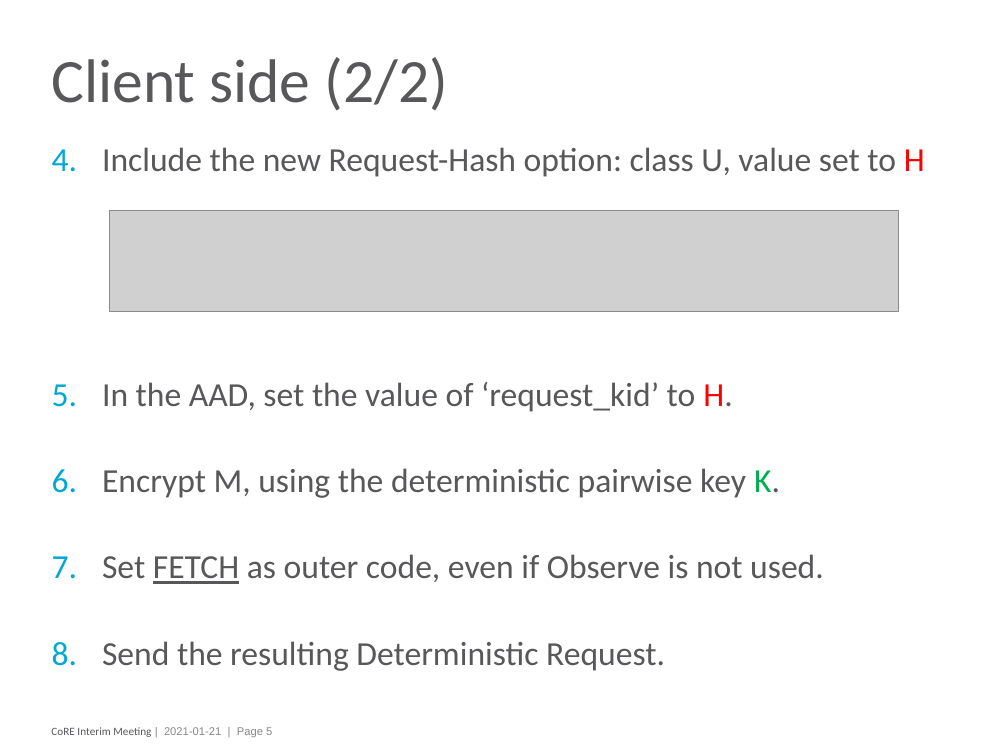
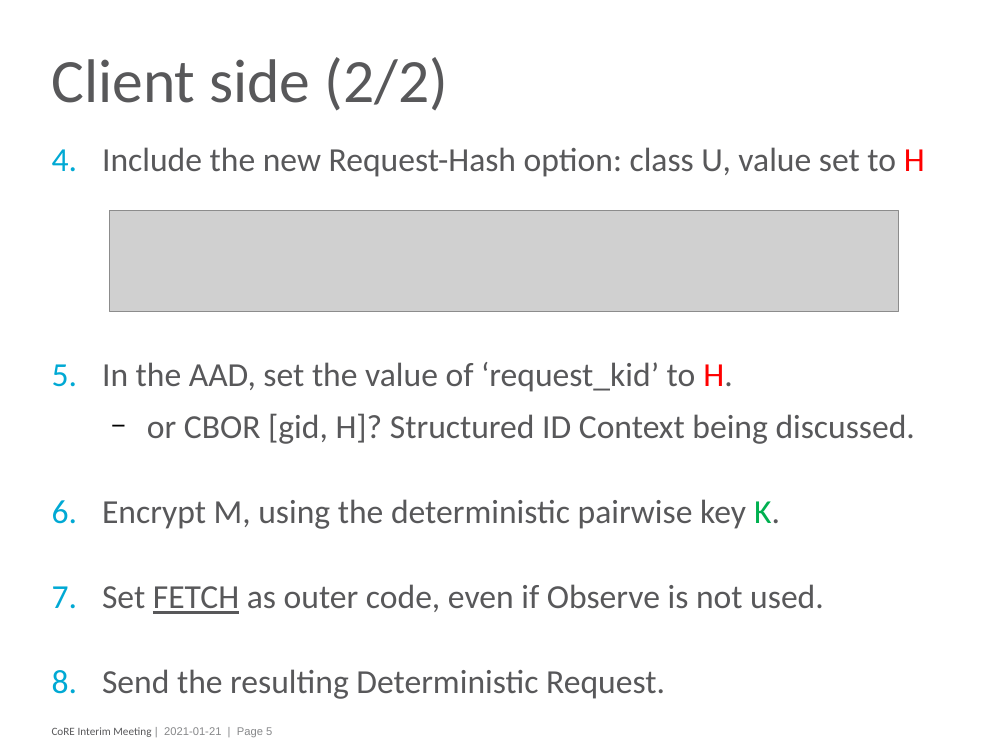
Before and after one commit to core-wg/cacheable-oscore, a slide deck: slide 5 of presentations/2021-01-21-interim/2021-01-21-core-cachable-oscore.pptx. Drawn at 1008x756 pixels with LibreOffice and Linux fonts; fonts in the diff are those of the drawing; grey boxes stand for pictures. Boxes give left, top, right and bottom in pixels: in the first picture for what was removed or moved away, otherwise in the second. Text is boxed around its words. In the diff, an @@ line names an element or a change of style, - is before the commit and + after.

```diff
--- a/presentations/2021-01-21-interim/2021-01-21-core-cachable-oscore.pptx
+++ b/presentations/2021-01-21-interim/2021-01-21-core-cachable-oscore.pptx
@@ text at <box>102,147,925,693</box>: less space between paragraphs @@
@@ text at <box>147,413,915,444</box>: paragraph added @@
+  − or CBOR [gid, H]? Structured ID Context being discussed.
```
Also in this commit, not shown: 6 other slides changed, 1 slide added.
